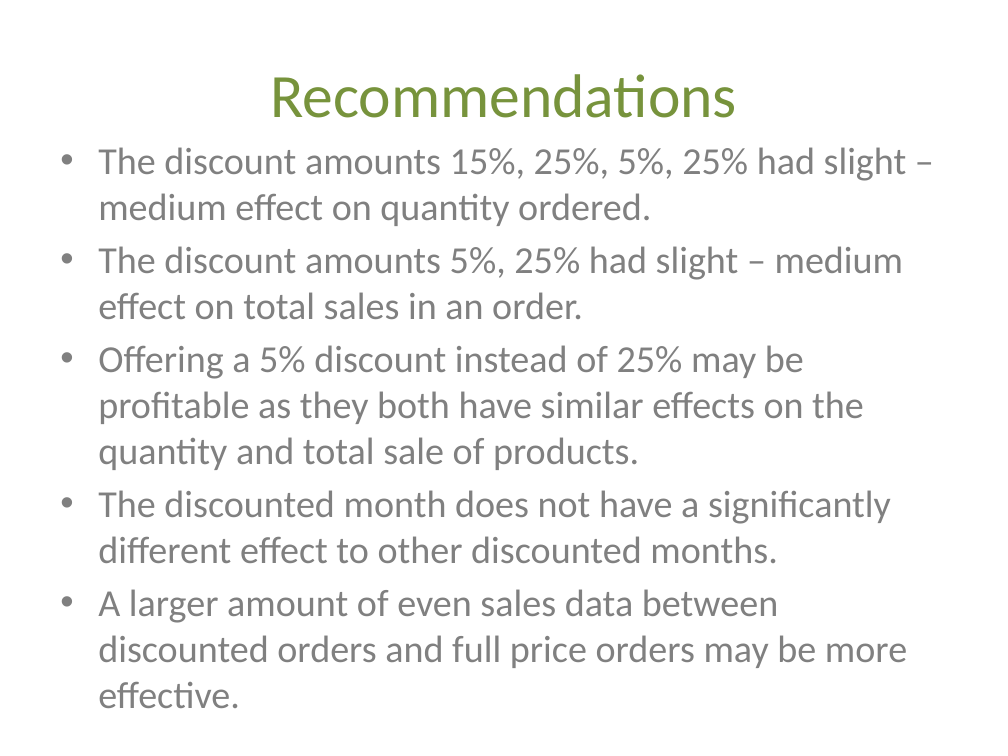
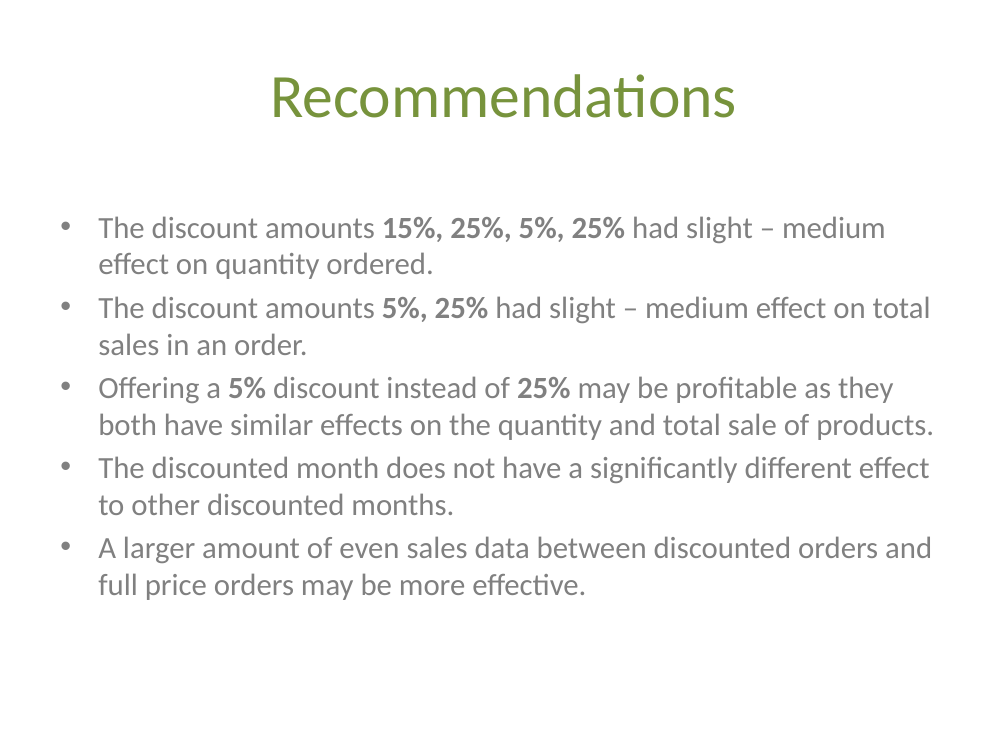
Before and after one commit to Sue-Mir/Module2_Project_Hypothesis_Testing, a slide deck: slide 11 of Project2_HypothesisTesting_NonTechnicalPresentation.pptx (slide 13 before the commit). Drawn at 1008x756 pixels with LibreOffice and Linux fonts; fonts in the diff are those of the drawing. Boxes give left, top, right and bottom in pixels: in the first picture for what was removed or moved away, otherwise in the second. Text is boxed around its words. In the diff, an @@ line names an element or a change of style, - is before the commit and + after.

```diff
--- a/Project2_HypothesisTesting_NonTechnicalPresentation.pptx
+++ b/Project2_HypothesisTesting_NonTechnicalPresentation.pptx
@@ text "The discount amounts 15%, 25%, ...": place and size @@
-text "The discount amounts 15%, 25%, ..." at <box>98,147,907,668</box>
+text "The discount amounts 15%, 25%, ..." at <box>98,216,934,600</box>
@@ text "The discount amounts 15%, 25%, ..." at <box>98,216,934,600</box>: size 27.2 to 22 pt; bold on in "15%, 25%, 5%, 25%", "5%, 25%", "5% 25%"; less space between paragraphs @@
```
Also in this commit, not shown: 8 other slides changed, 2 slides added, 2 slides removed.
